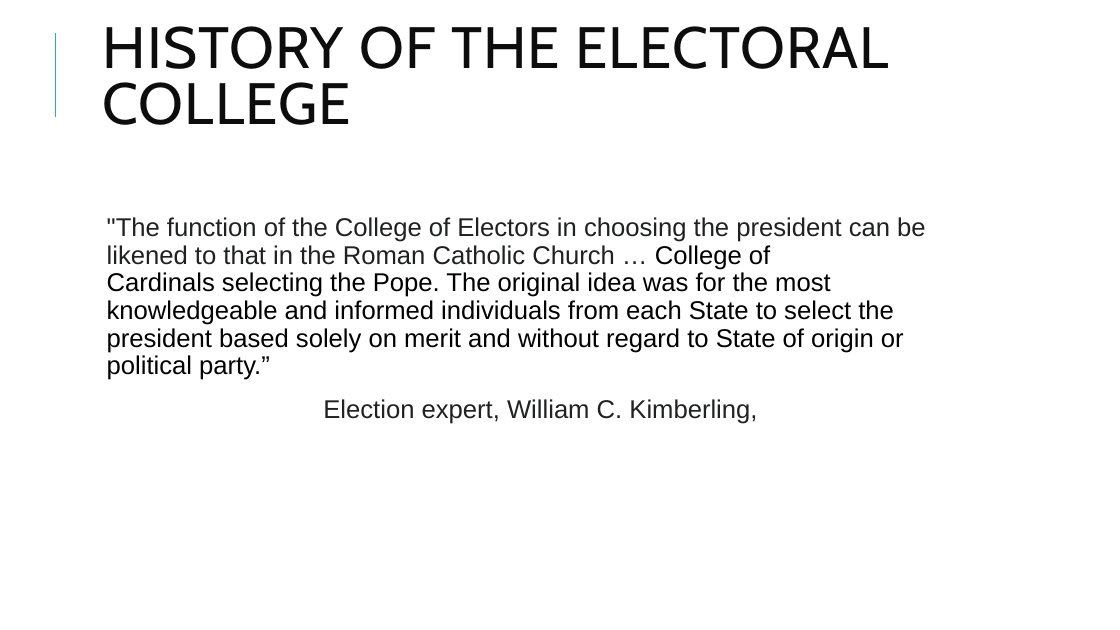
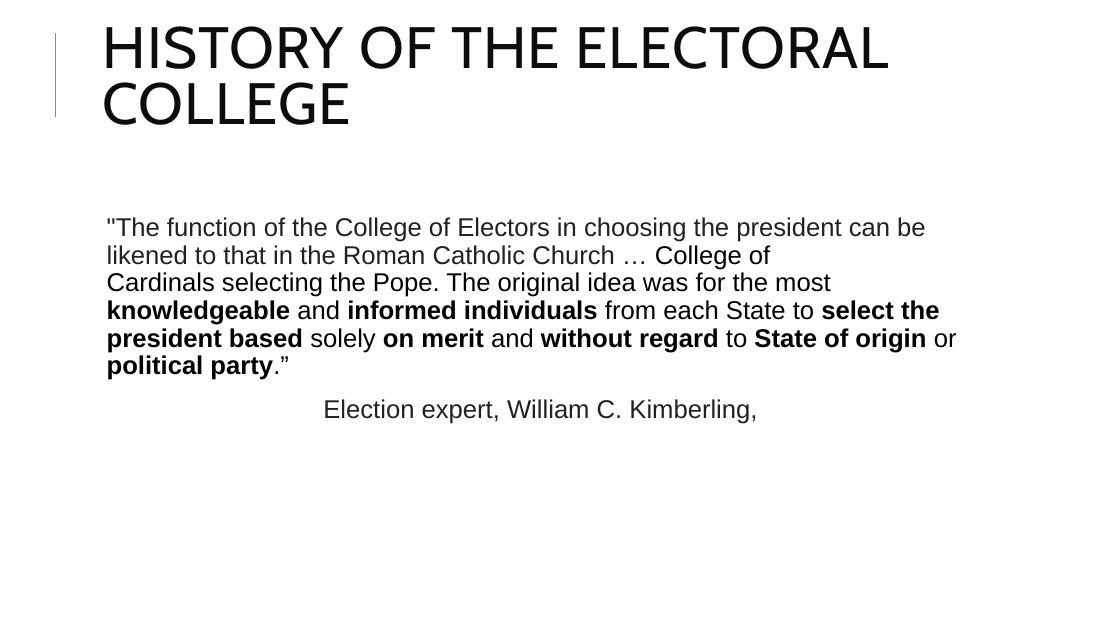
Before and after one commit to ta-data-mexpt/project-dataviz, a slide deck: slide 2 of project-dataviz.pptx. Drawn at 1120x630 pixels with LibreOffice and Linux fonts; fonts in the diff are those of the drawing. Boxes give left, top, right and bottom in pixels: in the first picture for what was removed or moved away, otherwise in the second. Text is boxed around its words. In the diff, an @@ line names an element or a change of style, - is before the commit and + after.

```diff
--- a/project-dataviz.pptx
+++ b/project-dataviz.pptx
@@ text at (107,217,957,380): bold on in "knowledgeable informed individuals select the president base ..." @@
```
Also in this commit, not shown: 2 other slides changed, 2 slides added, 1 slide removed, 1 other file.
